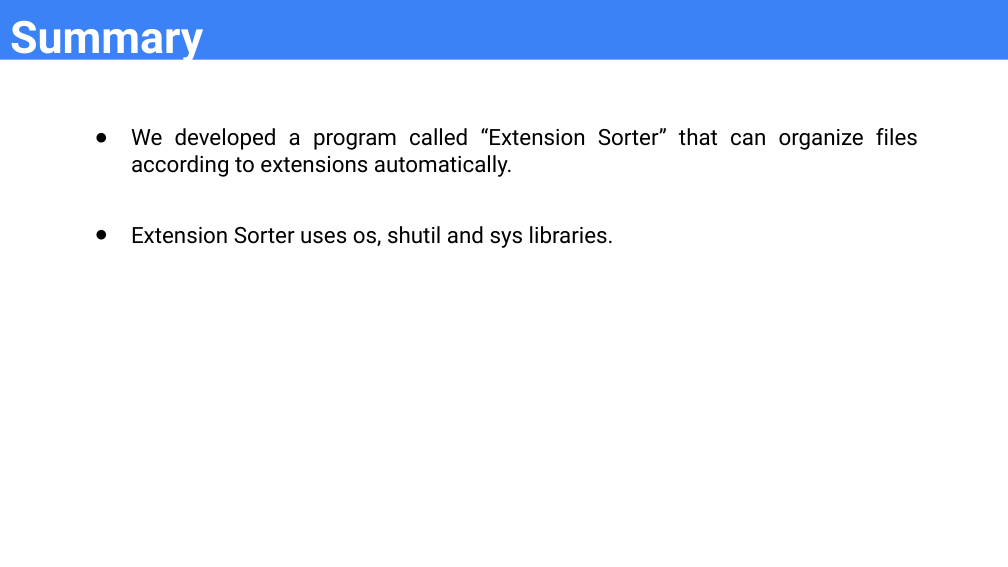
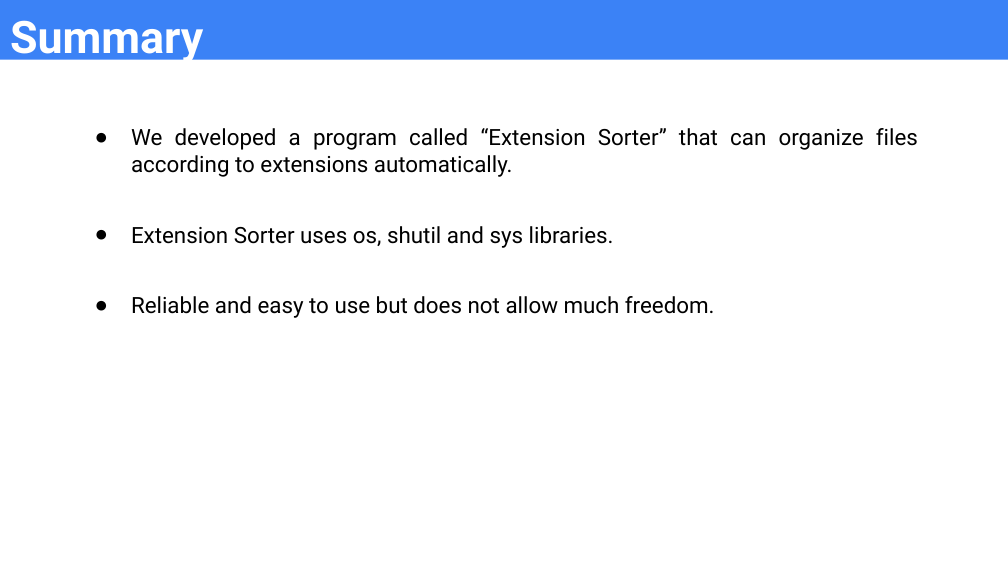
Before and after one commit to emircanalcan/COE203_1, a slide deck: slide 9 of COE203_S2_P1_PowerRangers.pptx. Drawn at 1008x567 pixels with LibreOffice and Linux fonts; fonts in the diff are those of the drawing. Boxes give left, top, right and bottom in pixels: in the first picture for what was removed or moved away, otherwise in the second. Text is boxed around its words. In the diff, an @@ line names an element or a change of style, - is before the commit and + after.

```diff
--- a/COE203_S2_P1_PowerRangers.pptx
+++ b/COE203_S2_P1_PowerRangers.pptx
@@ text at (131, 296, 715, 318): paragraph added @@
+● Reliable and easy to use but does not allow much freedom.
```
Also in this commit, not shown: 1 other slide changed, 3 other files.
